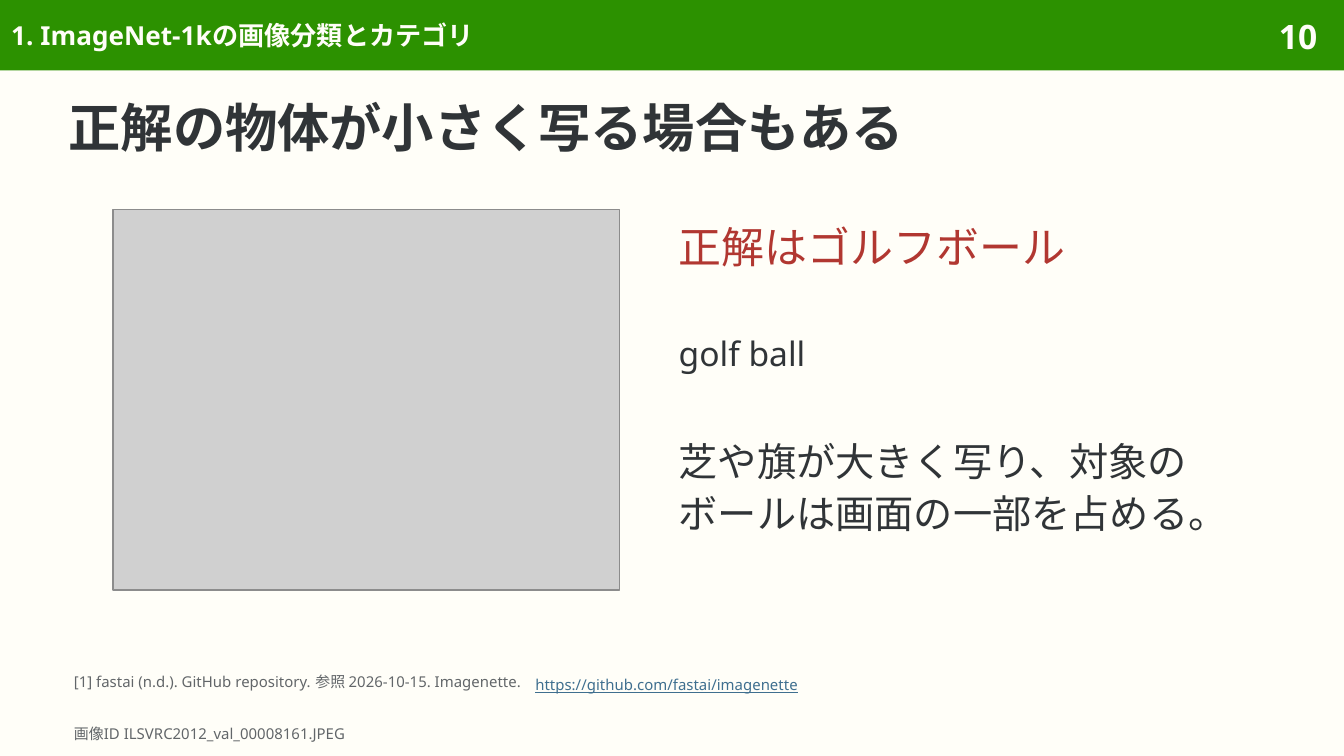
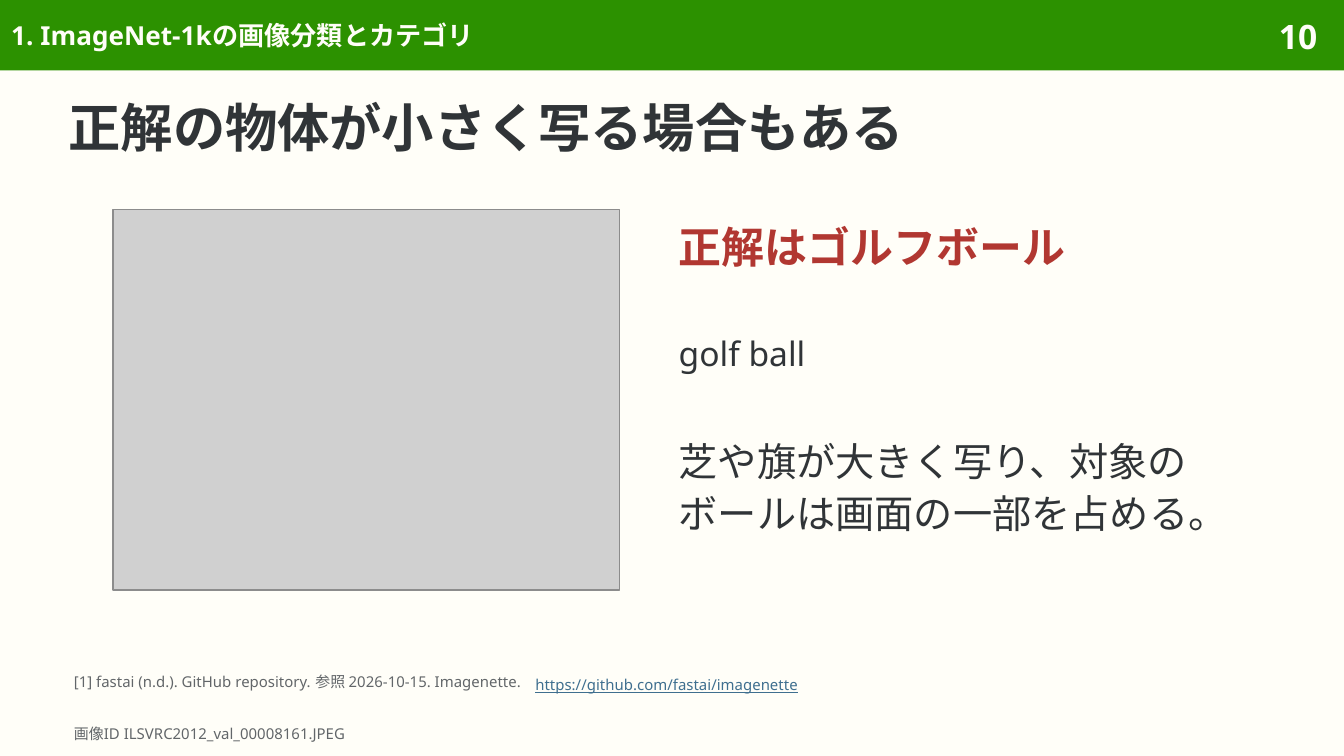
Before and after one commit to sasakiy84/datasets-in-10-minutes, a slide deck: slide 10 of slides/datasets-in-10-minutes-imagenet.pptx. Drawn at 1344x756 pixels with LibreOffice and Linux fonts; fonts in the diff are those of the drawing; grey boxes stand for pictures. Boxes give left, top, right and bottom in pixels: in the first picture for what was removed or moved away, otherwise in the second. Text is boxed around its words. In the diff, an @@ line names an element or a change of style, - is before the commit and + after.

Commit message:
Improve imagenet answer visibility and citation wording

```diff
--- a/slides/datasets-in-10-minutes-imagenet.pptx
+++ b/slides/datasets-in-10-minutes-imagenet.pptx
@@ text "正解はゴルフボール" at bbox=[679, 226, 1065, 267]: bold on @@
```
Also in this commit, not shown: 3 other slides changed, 6 other files.
